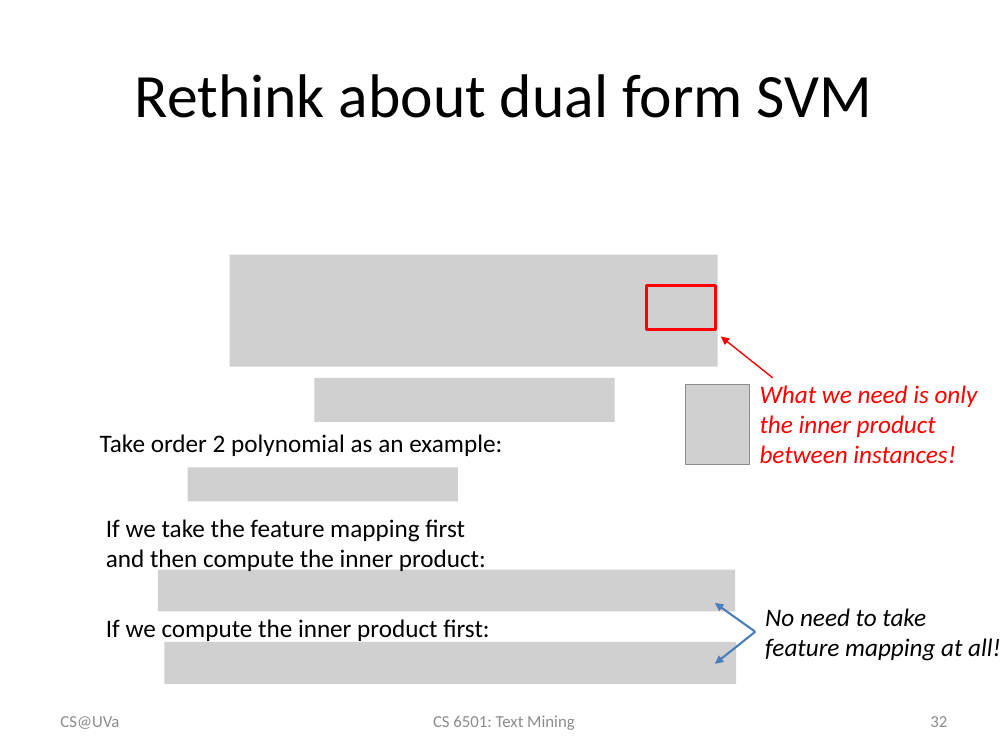
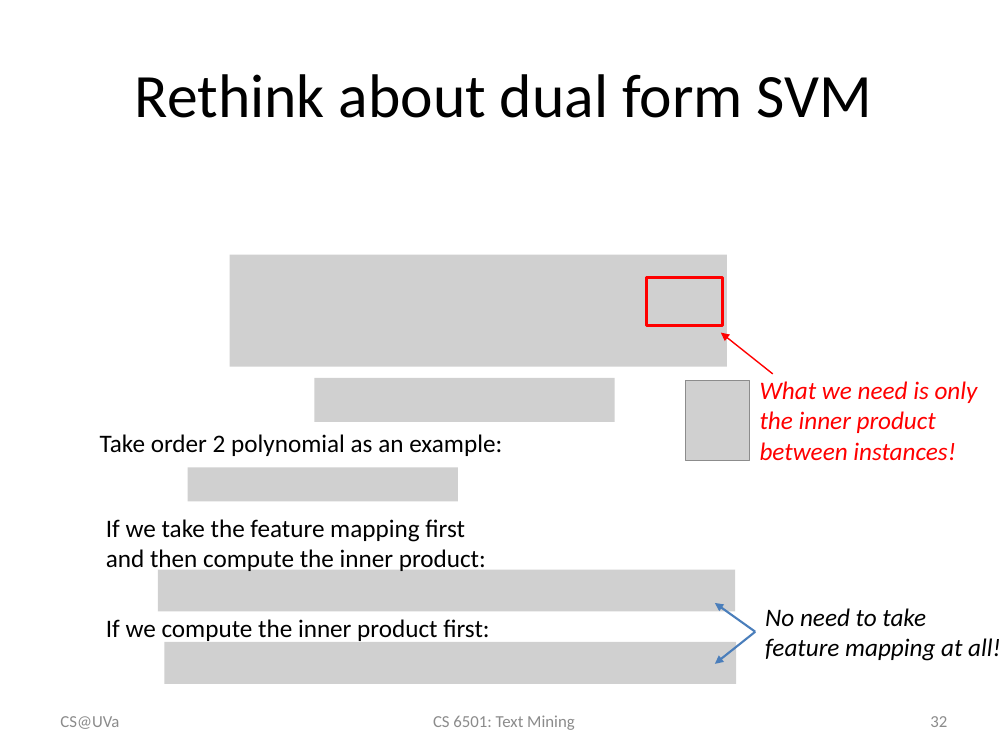
Before and after one commit to wang296/CS6501-Text-Mining, a slide deck: slide 32 of docs/svm.pptx. Drawn at 1008x756 pixels with LibreOffice and Linux fonts; fonts in the diff are those of the drawing; grey boxes stand for pictures. Boxes give left, top, right and bottom in pixels: in the first picture for what was removed or moved away, otherwise in the second. Text is boxed around its words. In the diff, an @@ line names an element or a change of style, - is before the commit and + after.

```diff
--- a/docs/svm.pptx
+++ b/docs/svm.pptx
@@ picture: place and size @@
-picture at box(230, 255, 718, 367)
+picture at box(230, 255, 727, 367)
@@ rectangle: place and size @@
-rectangle at box(646, 285, 716, 330)
+rectangle at box(646, 277, 722, 326)
@@ 1 picture, 1 text, 1 arrow: place and size @@
-1 picture, 1 text, 1 arrow at box(685, 337, 978, 465)
+1 picture, 1 text, 1 arrow at box(685, 333, 978, 461)
```
Also in this commit, not shown: 8 other slides changed, 4 slides added, 7 other files.
